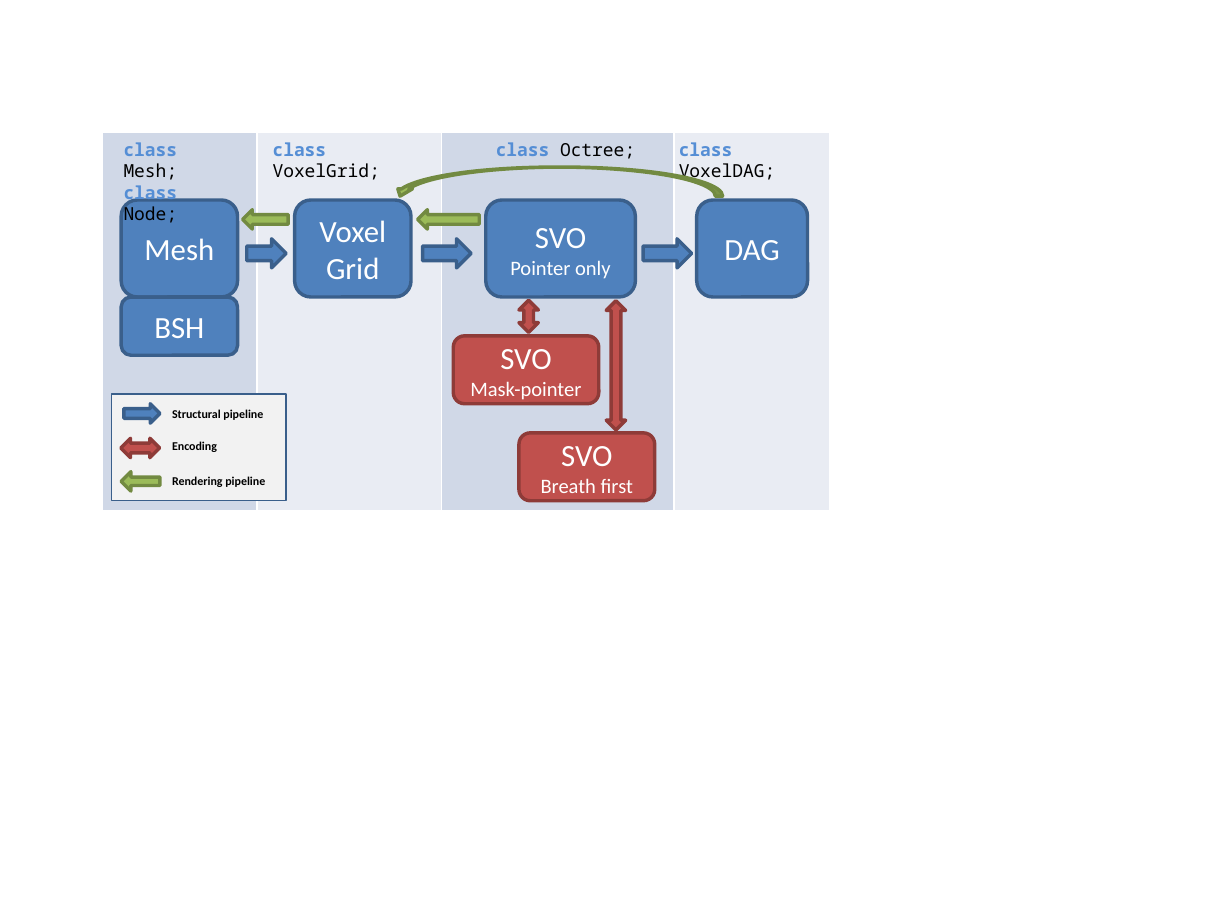
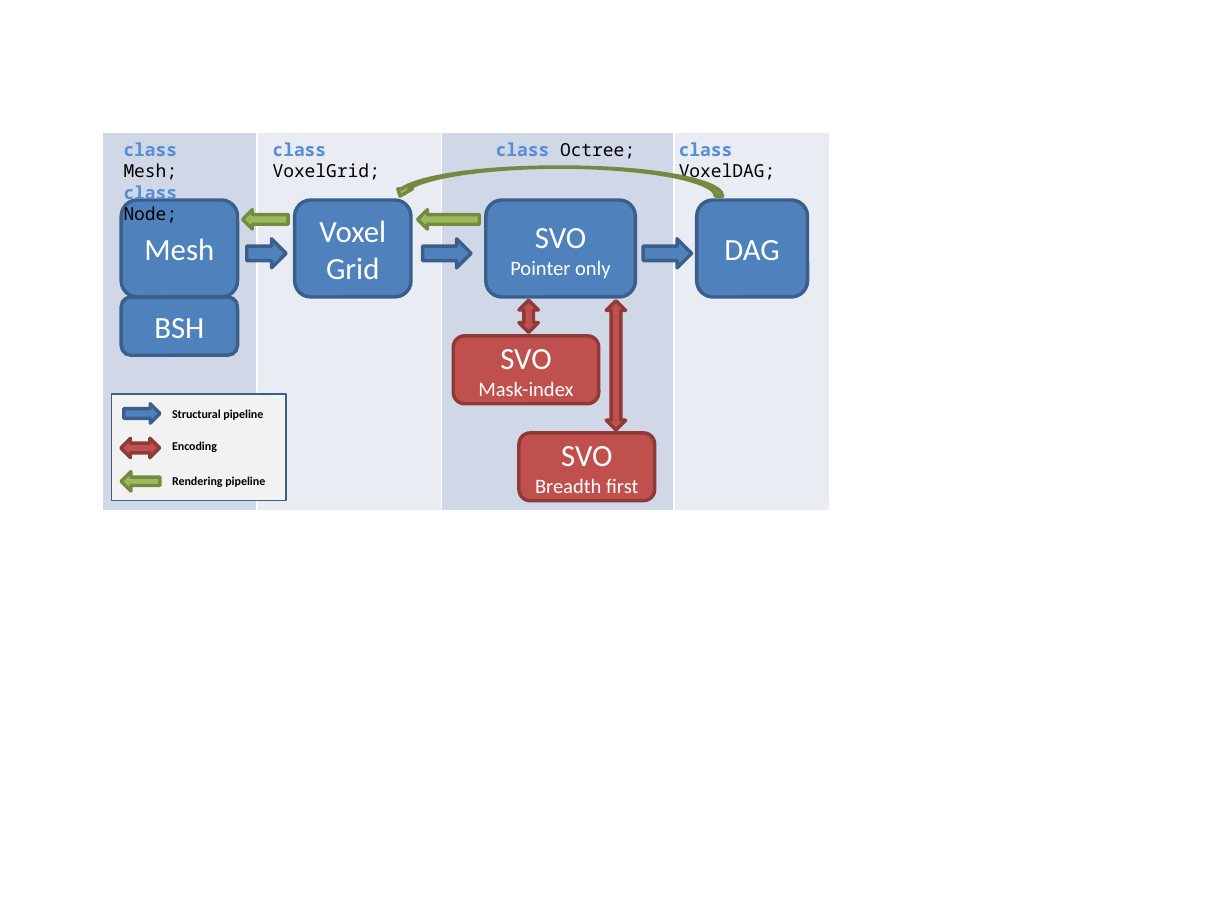
Before and after one commit to EtienneFerrier/VoxelProject, a slide deck: slide 1 of ClassGraph.pptx. Drawn at 1232x924 pixels with LibreOffice and Linux fonts; fonts in the diff are those of the drawing. Boxes give left, top, right and bottom in pixels: in the first picture for what was removed or moved away, otherwise in the second. Text is boxed around its words. In the diff, an @@ line names an element or a change of style, - is before the commit and + after.

Commit message:
Added odp format for presentation

```diff
--- a/ClassGraph.pptx
+++ b/ClassGraph.pptx
@@ text in rounded rectangle at box(478, 381, 573, 396): text changed @@
-Mask-pointer
+Mask-index
@@ text in rounded rectangle at box(535, 478, 638, 493): text changed @@
-Breath first
+Breadth first
```
Also in this commit, not shown: 2 other files.
